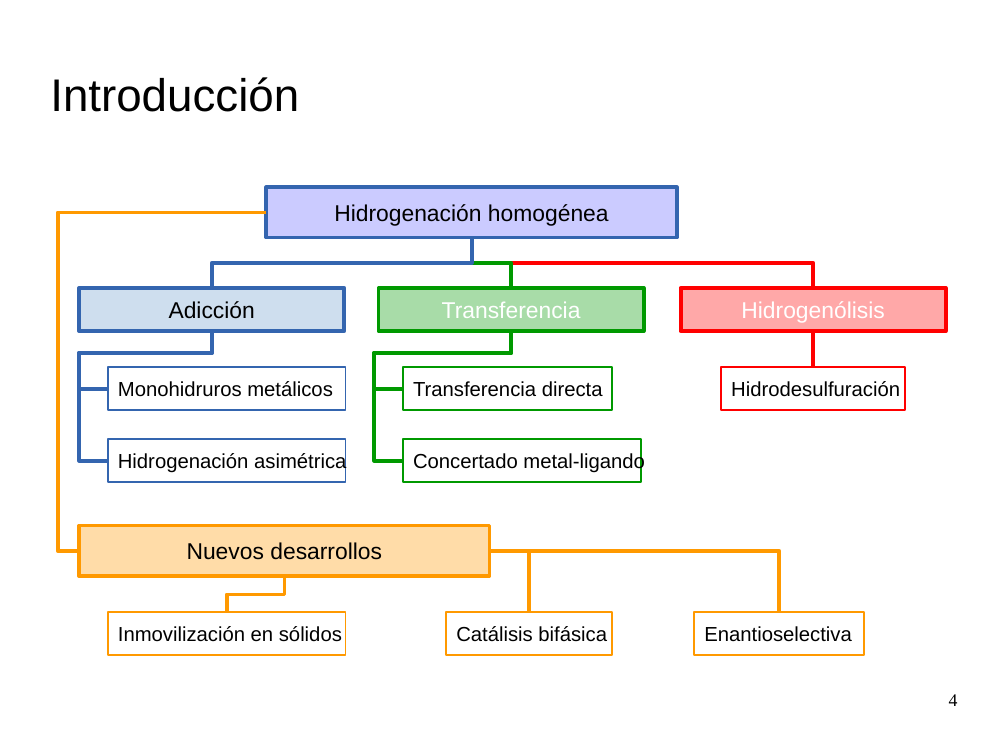
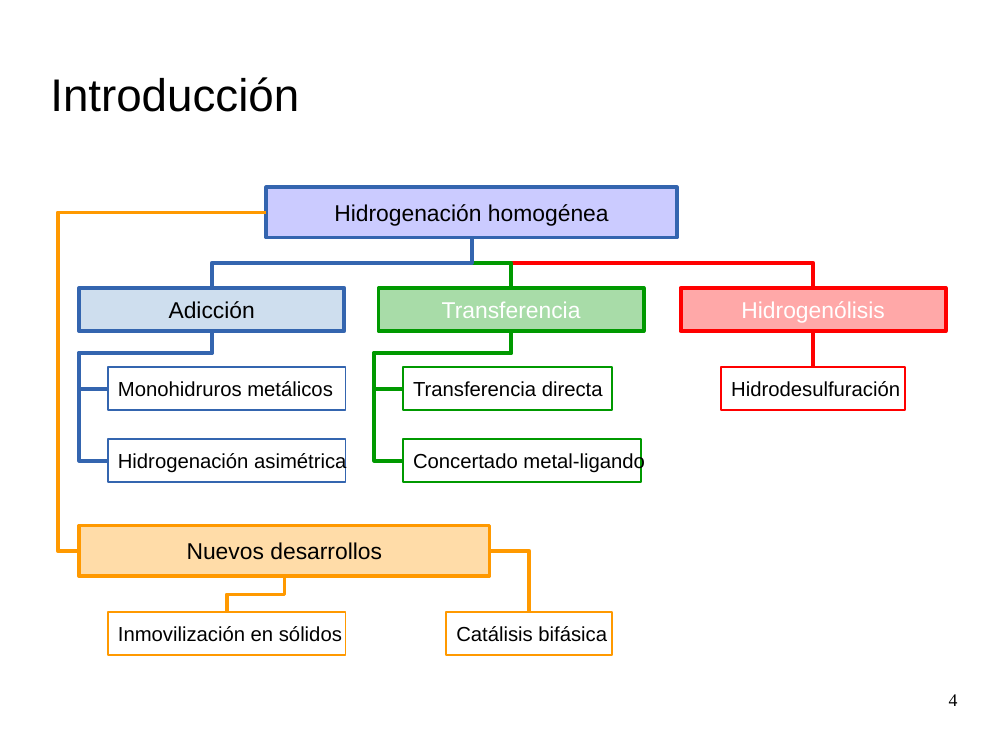
Before and after one commit to jsbarbosa/study-happiness, a slide deck: slide 4 of Lab Q. Avanzada/Inorganica/Seminario/presentacion.odp. Drawn at 1008x756 pixels with LibreOffice and Linux fonts; fonts in the diff are those of the drawing; background and template pictures are left out. Boxes give left, top, right and bottom in pixels: in the first picture for what was removed or moved away, otherwise in the second. Text is boxed around its words. In the diff, an @@ line names an element or a change of style, - is before the commit and + after.

Commit message:
final presentation

```diff
--- a/Lab Q. Avanzada/Inorganica/Seminario/presentacion.odp
+++ b/Lab Q. Avanzada/Inorganica/Seminario/presentacion.odp
@@ elbow line removed from (489, 551) to (779, 612) @@
@@ rectangle removed at box(695, 612, 864, 655) @@
-Enantioselectiva
```
Also in this commit, not shown: 1 other file.
